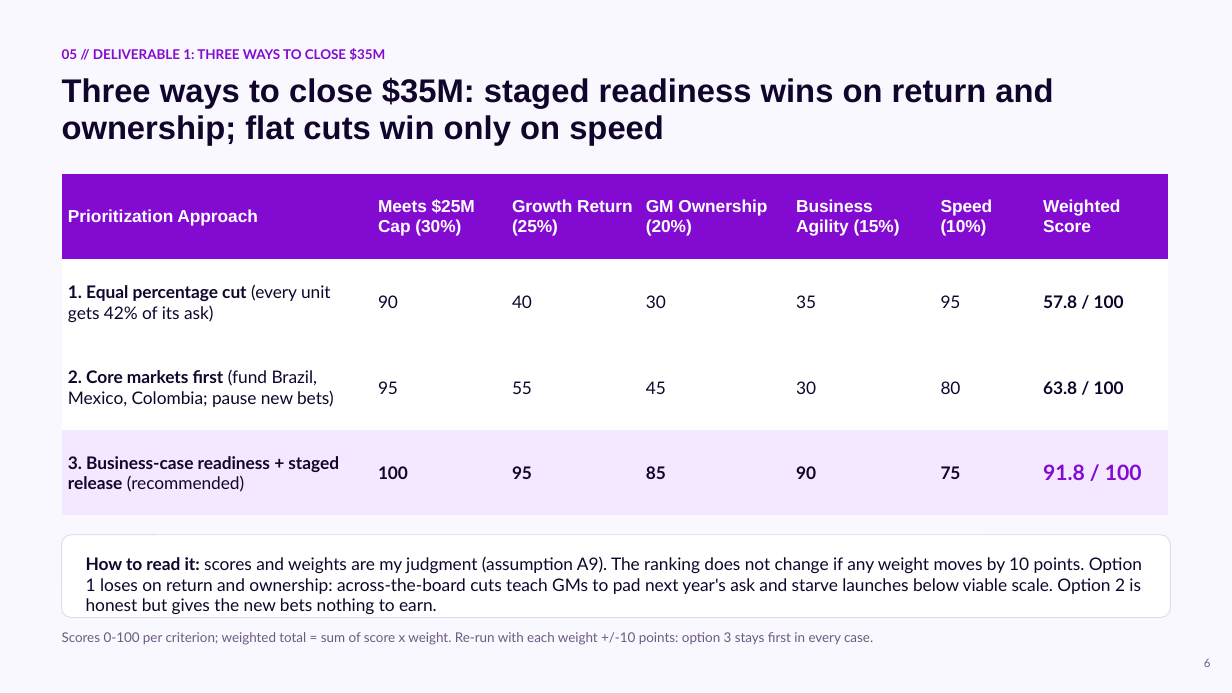
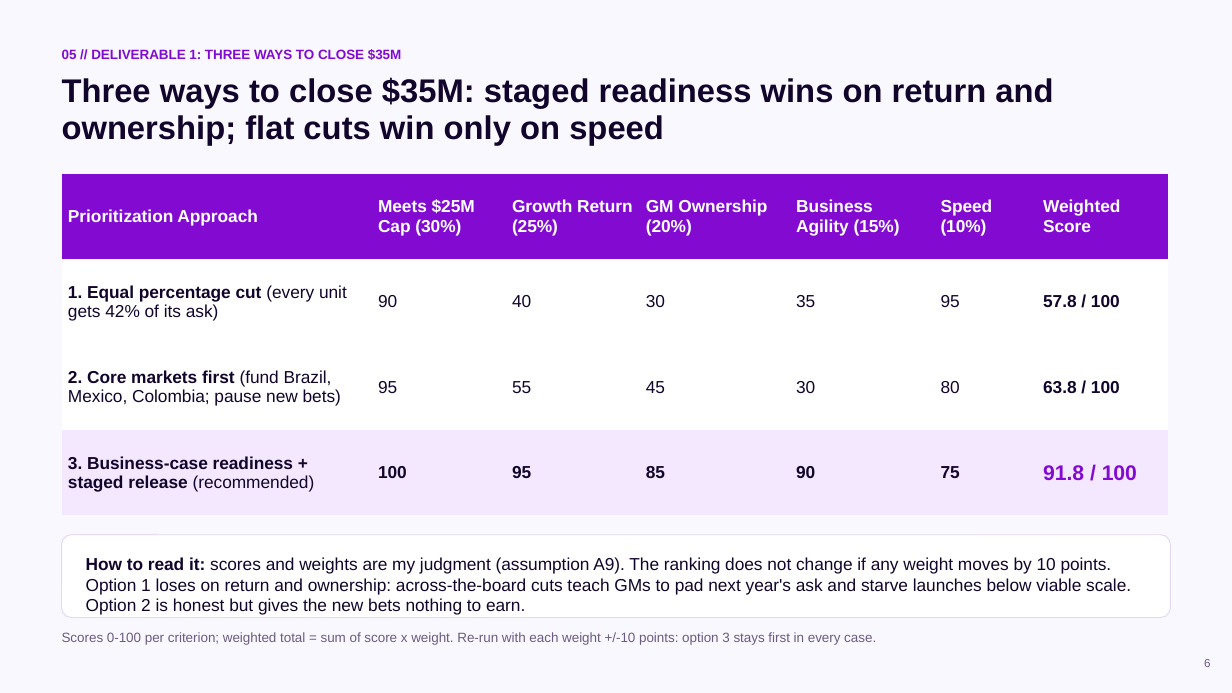
Before and after one commit to cmx24/business-case, a slide deck: slide 6 of deck/CFO_CoS_deck_v3.pptx. Drawn at 1232x693 pixels with LibreOffice and Linux fonts; fonts in the diff are those of the drawing. Boxes give left, top, right and bottom in pixels: in the first picture for what was removed or moved away, otherwise in the second. Text is boxed around its words. In the diff, an @@ line names an element or a change of style, - is before the commit and + after.

```diff
--- a/deck/CFO_CoS_deck_v3.pptx
+++ b/deck/CFO_CoS_deck_v3.pptx
@@ table at [62, 174, 1169, 516] @@
@@ font Lato to Arial in "1. Equal percentage cut (every unit gets ...", "90", "40", "30" and 17 more places @@
@@ font Lato to Arial in 3 elements at [62, 49, 402, 60], [62, 632, 876, 645], [86, 557, 1131, 611] @@
```
Also in this commit, not shown: 21 other slides changed, 2 other files.
